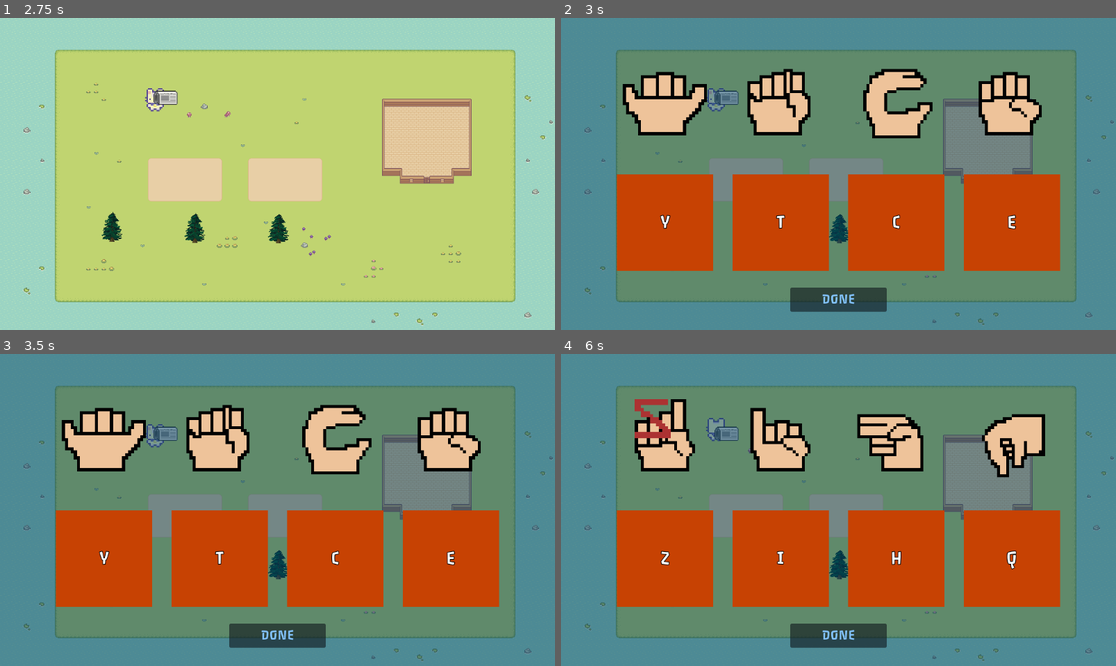
Above: before the commit, frames 1-4 (two rows, left to right).
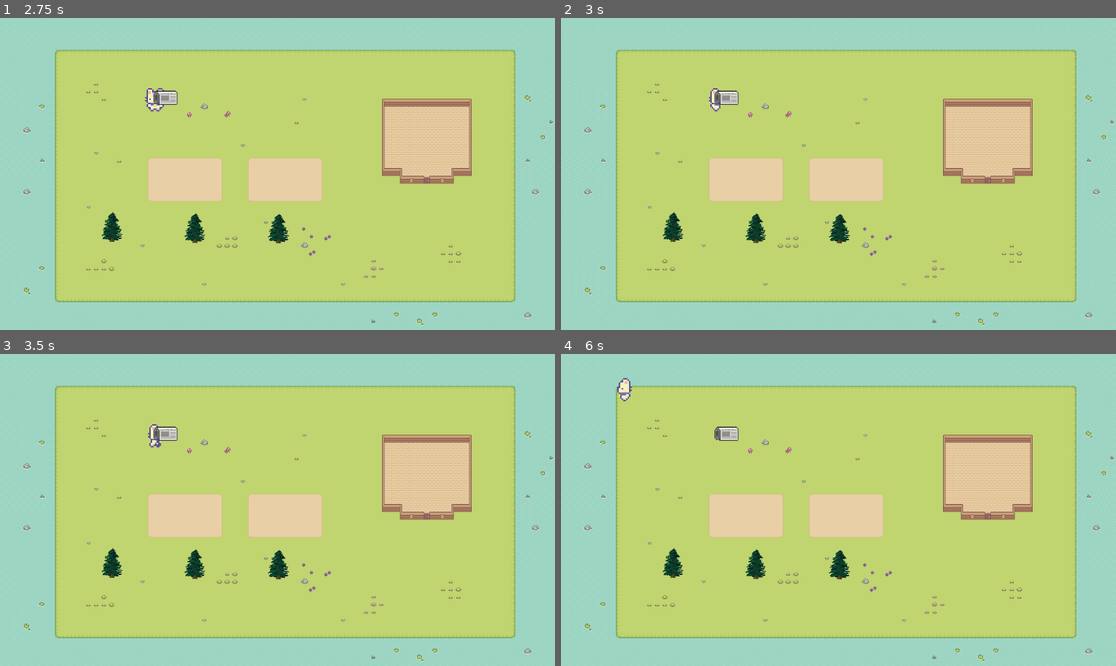
Above: after the commit, the same moments.

Repository: Saylopong/Capstone-UMGC
Game: Godot game, scene res://Scenes/Game_Manager/Game_Manager.tscn
Two runs of this game, one before a commit and one after it. Both use one fixed random seed, a clock stepped at 60 frames per second and the inputs below. The engine's default icon, where the game draws it, is replaced by a stand-in: a white triangle on a blue panel in a dark square.
Inputs (mouse positions are in pixels of both pictures, inside the frame that each line leads up to):
- Up to frame 1 (2.75 s): tap Enter at 0.5 s; hold D (Right) 0.53-1.28 s; hold E (Interact) 0.53-1.28 s; tap Space at 1.25 s; hold S (Down) 1.28-2 s; tap E (Interact) at 1.35 s; click "DONE" at 2 s
- Up to frame 2 (3 s): tap Enter at 2.75 s; hold D (Right) from 2.78 s (still down); hold E (Interact) from 2.78 s (still down)
- Up to frame 3 (3.5 s): keep holding D (Right); keep holding E (Interact)
- Up to frame 4 (6 s): release D (Right) at 3.5 s; release E (Interact) at 3.5 s; click (838, 634) at 3.5 s, where only the run before the commit has a clickable "DONE"; tap Space at 4.25 s; hold W (Up) 4.28-5.03 s; tap E (Interact) at 4.35, 5.85 s; hold E (Interact) 5.03-5.78 s; hold A (Left) from 5.03 s (still down)

Frame 1 is identical in both runs. In frame 2, 99% of the frame differs, in the area x 0-100%, y 0-100%; in frame 3, 99%; in frame 4, 100%.

Commit message:
reset day - inhibit multiple interaction of tree and newspaper
add bools to set if a tree or newspaper has been interacted with by the player.

Diff:
--- a/Capstone Project/capstone-project/Scenes/Game_Manager/Game_Manager.gd
+++ b/Capstone Project/capstone-project/Scenes/Game_Manager/Game_Manager.gd
@@ -40,7 +40,10 @@
 
 var last_quiz_tree: String
 
-var game_paused: bool = false
+var tree1_interacted: bool = false
+var tree2_interacted: bool = false
+var tree3_interacted: bool = false
+var newspaper_interacted: bool = false
 
 func _ready() -> void:
 	#connects functions to signals
@@ -99,41 +102,50 @@
 func Handle_Interact(Interactable: String):
 	match Interactable:
 		"TREE1":
-			#Changes how asl_quiz_ui interacts when the tree is paused.
-			asl_quiz_ui.process_mode = Node.PROCESS_MODE_ALWAYS
-			get_tree().paused = true
-			asl_quiz_ui.start_quiz(CreateASLQuiz.new().createQuiz(database1.get_all_questions()))
-			asl_learning_ui.hide()
-			asl_quiz_ui.show()
-			tree1_total_questions += QUESTIONS_IN_QUIZ
-			last_quiz_tree = "TREE1"
+			if tree1_interacted == false:
+				#Changes how asl_quiz_ui interacts when the tree is paused.
+				asl_quiz_ui.process_mode = Node.PROCESS_MODE_ALWAYS
+				get_tree().paused = true
+				asl_quiz_ui.start_quiz(CreateASLQuiz.new().createQuiz(database1.get_all_questions()))
+				asl_learning_ui.hide()
+				asl_quiz_ui.show()
+				tree1_total_questions += QUESTIONS_IN_QUIZ
+				last_quiz_tree = "TREE1"
+				tree1_interacted = true
 		"TREE2":
-			#Changes how asl_quiz_ui interacts when the tree is paused.
-			asl_quiz_ui.process_mode = Node.PROCESS_MODE_ALWAYS
-			get_tree().paused = true
-
-			asl_quiz_ui.start_quiz(CreateASLQuiz.new().createQuiz(database2.get_all_questions()))
-			asl_learning_ui.hide()
-			asl_quiz_ui.show()
-			tree2_total_questions += QUESTIONS_IN_QUIZ
-			last_quiz_tree = "TREE2"
+			if tree2_interacted == false:
+				#Changes how asl_quiz_ui interacts when the tree is paused.
+				asl_quiz_ui.process_mode = Node.PROCESS_MODE_ALWAYS
+				get_tree().paused = true
+
+				asl_quiz_ui.start_quiz(CreateASLQuiz.new().createQuiz(database2.get_all_questions()))
+				asl_learning_ui.hide()
+				asl_quiz_ui.show()
+				tree2_total_questions += QUESTIONS_IN_QUIZ
+				last_quiz_tree = "TREE2"
+				tree2_interacted = true
 		"TREE3":
-			#Changes how asl_quiz_ui interacts when the tree is paused.
-			asl_quiz_ui.process_mode = Node.PROCESS_MODE_ALWAYS
-			get_tree().paused = true
-
-			asl_quiz_ui.start_quiz(CreateASLQuiz.new().createQuiz(database3.get_all_questions()))
-			asl_learning_ui.hide()
-			asl_quiz_ui.show()
-			tree3_total_questions += QUESTIONS_IN_QUIZ
-			last_quiz_tree = "TREE3"
+			if tree3_interacted == false:
+				#Changes how asl_quiz_ui interacts when the tree is paused.
+				asl_quiz_ui.process_mode = Node.PROCESS_MODE_ALWAYS
+				get_tree().paused = true
+
+				asl_quiz_ui.start_quiz(CreateASLQuiz.new().createQuiz(database3.get_all_questions()))
+				asl_learning_ui.hide()
+				asl_quiz_ui.show()
+				tree3_total_questions += QUESTIONS_IN_QUIZ
+				last_quiz_tree = "TREE3"
+
+				tree3_interacted = true
 		"NEWSPAPER":
-			asl_quiz_ui.hide()
-			asl_learning_ui.show()
-			show_new_signs()
+			if newspaper_interacted == false:
+				asl_quiz_ui.hide()
+				asl_learning_ui.show()
+				show_new_signs()
+				newspaper_interacted = true
 		"BED":
-			#Reset Day
-			pass
+			reset_day()
+
 
 #updates asl_learning_ui with new ASL signs for the player to learn.
 #should only show questions that the player has not unlocked at the current
@@ -194,6 +206,12 @@
 func quit_game():
 	get_tree().quit()
 
+func reset_day():
+	tree1_interacted = false
+	tree2_interacted = false
+	tree3_interacted = false
+	newspaper_interacted = false
+
 #add object to in_zone
 func player_entered_interactable_zone(object: String):
 	print("Character entered:",object)
